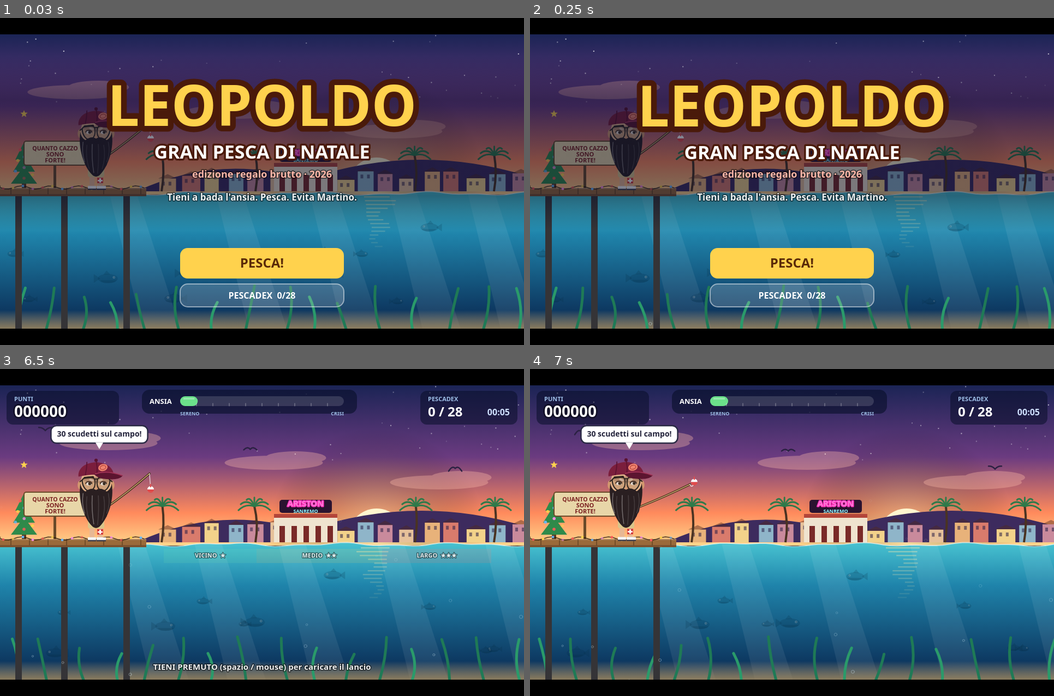
Above: before the commit, frames 1-4 (two rows, left to right).
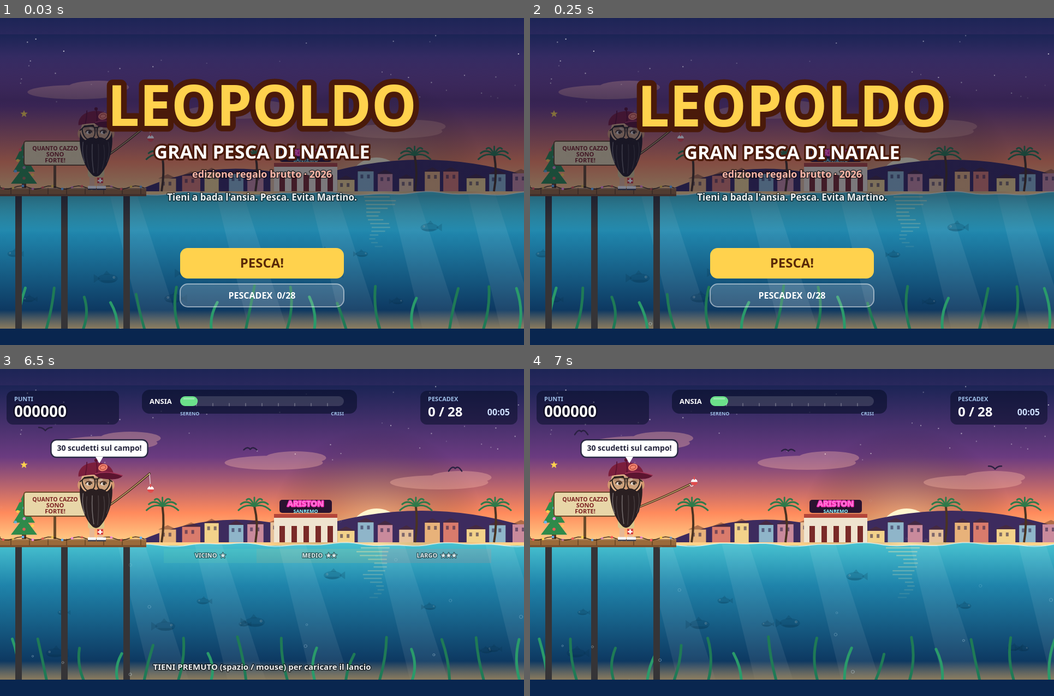
Above: after the commit, the same moments.

Repository: Lucaapp-bit/ArcadeGame
Game: browser game, page index.html
Same seed, same stepped clock (60 frames per second), same inputs: the game is played once before the commit and once after it.
Inputs (mouse positions are in pixels of both pictures, inside the frame that each line leads up to):
- Up to frame 1 (0.03 s): no input
- Up to frame 2 (0.25 s): no input
- Up to frame 3 (6.5 s): click (262, 532) at 0.27 s; hold Right 1.03-1.53 s; click (262, 565) at 1.07 s; tap Space every 0.5 s from 1.1 to 6.1 s; hold Down 1.58-1.85 s; click (157, 499) at 1.67 s; hold Left 1.9-2.47 s; click (366, 483) at 2.27 s; hold Up 2.52-2.82 s; click (340, 597) at 2.87 s; hold Right 2.87-3.53 s; click (131, 614) at 3.47 s; hold Up 3.58-3.82 s; hold Left 3.87-4.3 s; click (262, 467) at 4.07 s; hold Down 4.35-4.68 s; click (419, 548) at 4.67 s; hold Right 4.73-5.23 s; click (104, 532) at 5.27 s; hold Down 5.28-5.55 s; hold Left 5.6-6.17 s; click (209, 646) at 5.87 s; hold Up from 6.22 s (still down); click (314, 418) at 6.47 s
- Up to frame 4 (7 s): release Up at 6.52 s; hold Right from 6.57 s (still down); tap Space at 6.6 s

The runs differ from the first frame. In frame 1, 10% of the frame differs, in the area x 0-100%, y 0-100%; in frame 2, 10%; in frame 3, 12%; in frame 4, 12%.

Commit message:
Nuove battute bonus/malus, versione mobile migliorata (touch di default, testi grandi, pausa, vibrazione, sfondo a tutto schermo)
Co-Authored-By: Claude Sonnet 5.5 <noreply@anthropic.com>
Claude-Session: https://claude.ai/code/session_01DsGa3cWH98m1pT7LABH27j

Diff:
--- a/pesca.js
+++ b/pesca.js
@@ -49,7 +49,9 @@
   parts: [], floats: [], ped: null, nextPed: 25, nextKnee: 18, knee: 0, bubble: null, mut: 6, shake: 0, flash: 0,
   stats: null, overT: 0, finT: 0, sel: 0, prevMode: 'title', over: null, cut: 0, lostMsg: '',
 };
-let holding = false, touchMode = false;
+let holding = false, touchMode = ('ontouchstart' in window) || (window.matchMedia && window.matchMedia('(pointer: coarse)').matches);
+const uk = () => cl(0.8 / scale, 1, 1.55);
+const vib = p => { try { if (navigator.vibrate) navigator.vibrate(p); } catch (e) {} };
 
 // ───────────────────────── audio ─────────────────────────
 let ac = null, muted = false, amb = null;
@@ -167,11 +169,11 @@
   pos: [
     'Il PD ha superato Fratelli d\'Italia!', 'È agosto: vai al mare a Sanremo!', 'Donati ha perso il derby. Bro.',
     'Oggi il ginocchio non fa male!', 'Tommy V è bloccato in tangenziale.', '30 scudetti sul campo!',
-    'Nesh ti lascia il suo gatto Gordo: lo devi nutrire per il weekend.', 'Martino ha chiesto scusa. (Sta sognando.)', 'Il medico dice: sei sanissimo!', 'Stiamo FORMANDO l\'Italia!',
+    'Nesh ti lascia il suo gatto Gordo: lo devi nutrire per il weekend.', 'Martino ha chiesto scusa. (Sta sognando.)', 'Il medico dice: sei sanissimo!', 'Biden rivince le elezioni USA: la democrazia è salva!', 'Stiamo FORMANDO l\'Italia!',
   ],
   neg: [
     'Weekend lungo a Milano: paghi lo spritz 15 euro.', 'Paghi più tasse per mantenere Lucone e Martino.',
-    'Niente calcetto il lunedì: il ginocchio ti fa male.', 'Donati ti manda il meme dell\'Inter.',
+    'Niente calcetto il lunedì: il ginocchio ti fa male.', 'La Juve ha perso anche questo weekend: sfottò a raffica di Donati.', 'Matrimonio Gordons in Sudafrica: ti partono 1500 euro.',
     'Lucone ti sorpassa in coda. Con il cartellino.', 'Tommy V ti invita a cena a Milano.',
     'Serata con la Gordons: spesi 150 euro per una cena pacco.', 'Il tuo piede-ferro-da-stiro sbaglia il rigore.',
     'Martino timbra e va a casa: il caffè lo paghi tu.',
@@ -239,7 +241,7 @@
   else if (r.prog <= 0) { G.lostMsg = 'Il pesce è scappato!'; loseLine(4, false); }
 }
 function loseLine(a, byPedalo) {
-  G.ansia += a; G.combo = 0; G.stats.lost++; sfx.lose();
+  G.ansia += a; G.combo = 0; G.stats.lost++; sfx.lose(); vib(120);
   setEvent({ pos: false, t: pickL(FORT.neg), a: 5, p: -40 });
   floater(G.bx, SEA - 20, byPedalo ? (G.ped ? PEOPLE[G.ped.who].n : 'Martino') + ' ti ha tranciato la lenza!' : G.lostMsg, '#ff8a7a', 18);
   if (byPedalo && G.ped) G.ped.say = PEOPLE[G.ped.who].sorry;
@@ -275,7 +277,7 @@
   // ginocchio
   G.nextKnee -= dt;
   if (G.nextKnee <= 0 && ['charge', 'wait', 'bite', 'reel'].includes(G.ph)) {
-    G.knee = 1.5; G.nextKnee = rnd(24, 42); G.ansia += 3; sfx.ahi(); G.shake = 6;
+    G.knee = 1.5; G.nextKnee = rnd(24, 42); G.ansia += 3; sfx.ahi(); vib([70, 40, 70]); G.shake = 6;
     G.bubble = { t: 'AHI, IL GINOCCHIO!', life: 1.6, hot: true };
   }
   if (G.knee > 0) G.knee -= dt;
@@ -313,7 +315,7 @@
       if (u >= 1) { G.by = SEA; splash(G.bx); G.wt = rnd(1.4, 3.4) + G.zone * 0.5; G.item = pickItem(G.zone); setPh('wait'); }
       break;
     }
-    case 'wait': G.by = SEA + Math.sin(G.time * 3) * 1.5; if (G.pt >= G.wt) { setPh('bite'); sfx.bite(); puff(G.bx, SEA, 8, '#dff6ff', 120, 0.5, 2); } break;
+    case 'wait': G.by = SEA + Math.sin(G.time * 3) * 1.5; if (G.pt >= G.wt) { setPh('bite'); sfx.bite(); vib(70); puff(G.bx, SEA, 8, '#dff6ff', 120, 0.5, 2); } break;
     case 'bite':
       G.by = SEA + 7 + Math.sin(G.time * 50) * 2;
       if (G.pt > BITE_WIN) { G.lostMsg = 'Scappato! Eri distratto.'; loseLine(4, false); }
@@ -620,7 +622,7 @@
   ctx.restore();
   { const nm = PEOPLE[w].n.toUpperCase(), tw = nm.length * 7.6 + 16; ctx.fillStyle = '#c4382f'; const ny = w === 'lucone' ? -92 : w === 'martino' ? -78 : -82; rr(ctx, px - tw / 2, ny, tw, 17, 8); ctx.fill(); txt(nm, px, ny + 9, 11, '#fff', 'center'); }
   ctx.restore();
-  bubble(x + 8, y - 106, p.say, { size: 13, w: 160 });
+  bubble(x + 8, y - 106, p.say, { size: 13 * uk(), w: 160 * uk() });
 }
 function drawLineAndBobber(rp) {
   const ph = G.ph;
@@ -669,6 +671,7 @@
 }
 
 // ───────────────────────── HUD ─────────────────────────
+const bw0 = 520, PAUSE_BTN = { x: W - 56, y: 78, w: 44, h: 40 };
 function drawHUD() {
   // punteggio
   ctx.fillStyle = 'rgba(8,14,40,0.55)'; rr(ctx, 12, 10, 206, G.combo > 1 ? 84 : 62, 12); ctx.fill();
@@ -699,15 +702,20 @@
   else if (G.ph === 'charge') hint = 'RILASCIA per lanciare: più lontano = pesci rari (e guai grossi)';
   else if (G.ph === 'wait') hint = 'Aspetta che abbocchi... (tocca per ritirare la lenza)';
   else if (G.ph === 'reel') hint = 'TIENI PREMUTO per salire, rilascia per scendere: segui il pesce!';
-  if (hint) txt(hint, W / 2, G.ph === 'reel' ? 402 : H - 22, 15, '#fff', 'center', 0.92, 'rgba(0,0,0,0.6)');
+  if (hint) txt(hint, W / 2, G.ph === 'reel' ? 402 : H - 22 - (uk() - 1) * 8, 15 * uk(), '#fff', 'center', 0.92, 'rgba(0,0,0,0.6)');
   if (G.ph === 'bite') txt('ABBOCCATO!  ' + (T ? 'TOCCA' : 'PREMI') + ' ORA!', W / 2, 112, 46 + Math.sin(G.t * 30) * 3, '#ffd24d', 'center', 1, '#7a1f1f');
   if (G.ph === 'charge' || G.ph === 'idle') drawZones();
   if (G.ph === 'reel' && G.reel) drawReel();
   if (G.event && G.ph !== 'reveal') {
-    const m = G.event, k = ease(cl((m.max - m.life) / 0.2, 0, 1)) * cl(m.life / 0.35, 0, 1) ** 0.5, col = m.pos ? '#2f8a4a' : '#c4382f', bw = 520, bh = 76, x = W - bw - 24, y = 128 - (1 - k) * 20;
+    const m = G.event, K = uk(), fs = 17 * K, lines = wrap(m.t, bw0 - 40, fs).slice(0, 3), bh = 34 + lines.length * (fs + 4) + 6, bw = bw0;
+    const k = ease(cl((m.max - m.life) / 0.2, 0, 1)) * cl(m.life / 0.35, 0, 1) ** 0.5, col = m.pos ? '#2f8a4a' : '#c4382f', x = W - bw - 24, y = 112 - (1 - k) * 20;
     ctx.save(); ctx.globalAlpha = k; ctx.fillStyle = m.pos ? '#dff3df' : '#f9dcd6'; rr(ctx, x, y, bw, bh, 12); ctx.fill(); ctx.strokeStyle = col; ctx.lineWidth = 3; ctx.stroke();
-    txt(m.pos ? 'BONUS' : 'MALUS', x + 18, y + 18, 13, col, 'left'); txt('ANSIA ' + (m.a > 0 ? '+' : '') + m.a + '    ' + (m.p > 0 ? '+' : '') + m.p + ' punti', x + bw - 18, y + 18, 13, col, 'right');
-    wrap(m.t, bw - 40, 17).slice(0, 2).forEach((l, i) => txt(l, x + 18, y + 42 + i * 20, 17, '#2a1d10', 'left')); ctx.restore();
+    txt(m.pos ? 'BONUS' : 'MALUS', x + 18, y + 18, 13 * K, col, 'left'); txt('ANSIA ' + (m.a > 0 ? '+' : '') + m.a + '    ' + (m.p > 0 ? '+' : '') + m.p + ' punti', x + bw - 18, y + 18, 13 * K, col, 'right');
+    lines.forEach((l, i) => txt(l, x + 18, y + 40 + K * 4 + i * (fs + 4), fs, '#2a1d10', 'left')); ctx.restore();
+  }
+  if (touchMode && G.mode === 'play') {
+    ctx.fillStyle = 'rgba(8,14,40,0.55)'; rr(ctx, PAUSE_BTN.x, PAUSE_BTN.y, PAUSE_BTN.w, PAUSE_BTN.h, 10); ctx.fill();
+    ctx.fillStyle = '#fff'; ctx.fillRect(PAUSE_BTN.x + 13, PAUSE_BTN.y + 10, 6, 20); ctx.fillRect(PAUSE_BTN.x + 25, PAUSE_BTN.y + 10, 6, 20);
   }
 }
 function drawZones() {
@@ -742,12 +750,12 @@
 const BTN = {
   title: [{ id: 'play', x: W / 2 - 150, y: 392, w: 300, h: 56 }, { id: 'dex', x: W / 2 - 150, y: 458, w: 300, h: 42 }],
   over: [{ id: 'retry', x: W / 2 - 160, y: 456, w: 150, h: 46 }, { id: 'dex', x: W / 2 + 10, y: 456, w: 150, h: 46 }],
-  dex: [{ id: 'back', x: W / 2 - 80, y: 492, w: 160, h: 38 }],
+  dex: [{ id: 'back', x: W / 2 - 90, y: 490, w: 180, h: 44 }],
 };
 function button(b, label, main) {
   ctx.fillStyle = main ? '#ffd24d' : 'rgba(255,255,255,0.18)'; rr(ctx, b.x, b.y, b.w, b.h, 14); ctx.fill();
   if (!main) { ctx.strokeStyle = 'rgba(255,255,255,0.5)'; ctx.lineWidth = 2; ctx.stroke(); }
-  txt(label, b.x + b.w / 2, b.y + b.h / 2 + 1, main ? 24 : 16, main ? '#5a2a08' : '#fff', 'center');
+  txt(label, b.x + b.w / 2, b.y + b.h / 2 + 1, (main ? 24 : 16) * Math.min(1.25, uk()), main ? '#5a2a08' : '#fff', 'center');
 }
 function drawTitle() {
   drawSky(); drawSea(); drawPier();
@@ -847,6 +855,9 @@
 function render() {
   ctx.setTransform(1, 0, 0, 1, 0, 0); ctx.fillStyle = '#000'; ctx.fillRect(0, 0, canvas.width, canvas.height);
   ctx.setTransform(dpr * scale, 0, 0, dpr * scale, offX * dpr, offY * dpr);
+  { const x0 = -offX / scale - 4, x1 = (canvas.width / dpr - offX) / scale + 4, y0 = -offY / scale - 4, y1 = (canvas.height / dpr - offY) / scale + 4;
+    const gs = ctx.createLinearGradient(0, y0, 0, SEA); gs.addColorStop(0, '#1b2455'); gs.addColorStop(0.6, '#6b3b80'); gs.addColorStop(1, '#ffb27a'); ctx.fillStyle = gs; ctx.fillRect(x0, y0, x1 - x0, SEA - y0 + 1);
+    const gw = ctx.createLinearGradient(0, SEA, 0, H); gw.addColorStop(0, '#46c0cf'); gw.addColorStop(0.3, '#1f84ab'); gw.addColorStop(1, '#09264f'); ctx.fillStyle = gw; ctx.fillRect(x0, SEA, x1 - x0, y1 - SEA); }
   ctx.save(); ctx.beginPath(); ctx.rect(0, 0, W, H); ctx.clip();
   const m = G.mode;
   if (m === 'dex') drawDex();
@@ -856,7 +867,7 @@
     drawSky(); drawSea();
     if (G.ped) drawPedalo(G.ped);
     drawPier(); const rp = drawLeo(LX, LY); drawLineAndBobber(rp); drawParts();
-    if (G.bubble) { const a = cl(G.bubble.life / 0.4, 0, 1); bubble(LX + 6, LY - 176, G.bubble.t, { hot: G.bubble.hot, alpha: a, w: 170, size: 14 }); }
+    if (G.bubble) { const a = cl(G.bubble.life / 0.4, 0, 1); bubble(LX + 6, LY - 150, G.bubble.t, { hot: G.bubble.hot, alpha: a, w: 170 * uk(), size: 14 * uk() }); }
     if (G.flash > 0) { ctx.fillStyle = 'rgba(255,60,60,' + (G.flash * 0.9).toFixed(2) + ')'; ctx.fillRect(0, 0, W, H); }
     if (m !== 'over' || G.overT < 0.3) drawHUD();
     if (G.ph === 'reveal' && m === 'play') drawCard();
@@ -899,15 +910,17 @@
 window.addEventListener('keyup', e => { if (e.code === 'Space' || e.code === 'Enter' || e.code === 'ArrowUp' || e.code === 'KeyW') up(); });
 const toWorld = e => ({ x: (e.clientX - offX) / scale, y: (e.clientY - offY) / scale });
 const inR = (p, b) => p.x >= b.x && p.x <= b.x + b.w && p.y >= b.y && p.y <= b.y + b.h;
+const inB = (p, b) => inR(p, { x: b.x - 12, y: b.y - 10, w: b.w + 24, h: b.h + 20 });
 canvas.addEventListener('contextmenu', e => e.preventDefault());
 canvas.addEventListener('pointerdown', e => {
   e.preventDefault(); audio(); startAmb();
   try { canvas.setPointerCapture(e.pointerId); } catch (err) {}
   if (e.pointerType === 'touch') touchMode = true;
   const p = toWorld(e), m = G.mode;
-  if (m === 'title') { for (const b of BTN.title) if (inR(p, b)) { if (b.id === 'play') startRun(); else openDex('title'); return; } return; }
-  if (m === 'over') { if (G.overT > 0.9) for (const b of BTN.over) if (inR(p, b)) { if (b.id === 'retry') startRun(); else openDex('over'); return; } return; }
-  if (m === 'dex') { if (inR(p, BTN.dex[0])) { closeDex(); return; } ITEMS.forEach((it, i) => { if (inR(p, dexRect(i))) { G.sel = i; sfx.select(); } }); return; }
+  if (m === 'title') { for (const b of BTN.title) if (inB(p, b)) { if (b.id === 'play') startRun(); else openDex('title'); return; } return; }
+  if (m === 'over') { if (G.overT > 0.9) for (const b of BTN.over) if (inB(p, b)) { if (b.id === 'retry') startRun(); else openDex('over'); return; } return; }
+  if (m === 'dex') { if (inB(p, BTN.dex[0])) { closeDex(); return; } ITEMS.forEach((it, i) => { if (inR(p, dexRect(i))) { G.sel = i; sfx.select(); } }); return; }
+  if (m === 'play' && touchMode && inB(p, PAUSE_BTN)) { G.mode = 'paused'; holding = false; return; }
   down();
 });
 canvas.addEventListener('pointerup', up); canvas.addEventListener('pointercancel', up);
